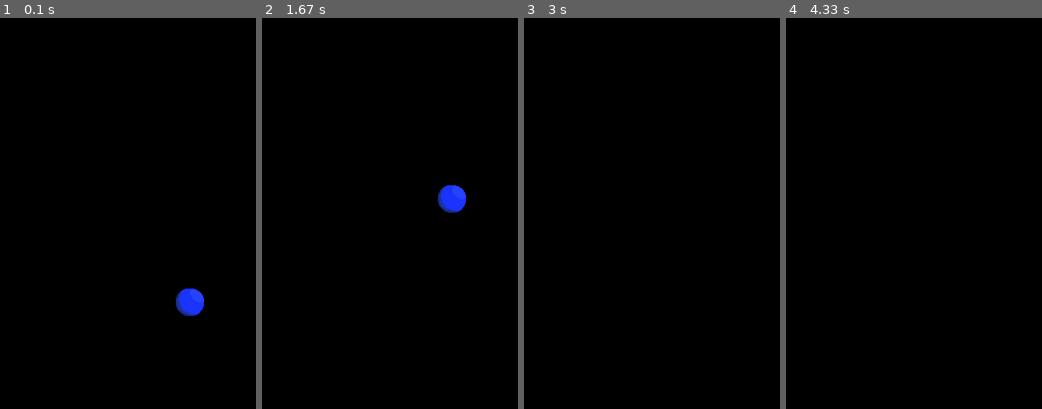
Above: before the commit, frames 1-4 (left to right).
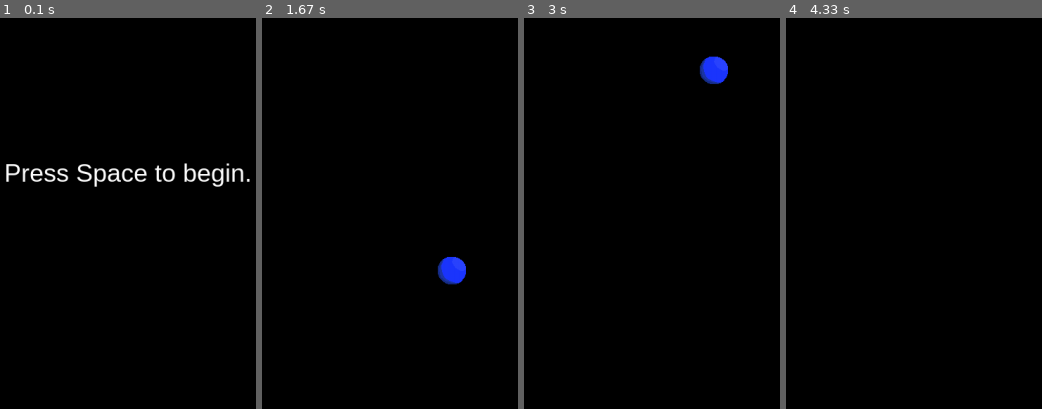
Above: after the commit, the same moments.

Repository: Henrik0122/Games
Game: pygame game, started from flappy_bird.py
The game is run twice, just before and just after one commit, with the same random seed, the same clock (stepped at 60 frames per second) and the same inputs.
Inputs:
- Up to frame 1 (0.1 s): no input
- Up to frame 2 (1.67 s): tap Space at 0.33, 0.73, 1.03, 1.23, 1.57 s
- Up to frame 3 (3 s): tap Space at 1.87, 2.07, 2.37, 2.63, 2.97 s
- Up to frame 4 (4.33 s): tap Space at 3.27, 3.4, 3.8, 4.1 s

The runs differ from the first frame. In frame 1, 2.6% of the frame differs, in the area x 2-98%, y 37-77%; in frame 2, 1.3%; in frame 3, 0.7%; in frame 4, nothing differs.

Commit message:
Update flappy_bird.py

Diff:
--- a/flappy_bird.py
+++ b/flappy_bird.py
@@ -252,8 +252,36 @@
 
 
 class StartScene(Scene):
-    pass
-
+    def __init__(self,
+                 manager: SceneManager,
+                 screen: pygame.Surface,
+                 sprites: dict) -> None:
+        super().__init__(manager, screen, sprites)
+        self.font = pygame.font.SysFont("Arial", 36)
+        self.text = "Press Space to begin."
+        self.text_x = 400
+        self.text_y = 200
+
+    def update(self) -> None:
+        pass
+
+    def render(self) -> None:
+        #Clear screen
+        self.screen.fill("black")
+
+        self.screen.blit(self.font.render(self.text, True, "white"), (self.text_x, self.text_y))
+
+        #update the display
+        pygame.display.update()
+
+    def poll_events(self) -> None:
+        for event in pygame.event.get():
+            if event.type == pygame.QUIT:
+                self.manager.quit_game()
+
+            if event.type == pygame.KEYDOWN:
+                if event.key == pygame.K_SPACE:
+                    self.manager.set_scene("main")
 
 class DeathScene(Scene):
     pass
@@ -267,9 +295,9 @@
         self.sprites = self.load_sprites()
 
         self.scene_manager = SceneManager()
-        scenes = {"main": MainScene(
-            self.scene_manager, self.screen, self.sprites)}
-        self.scene_manager.initialize(scenes, "main")
+        scenes = {"main": MainScene(self.scene_manager, self.screen, self.sprites),
+                  "start": StartScene(self.scene_manager,self.screen, self.sprites)}
+        self.scene_manager.initialize(scenes, "start")
 
     def run(self) -> None:
         while self.running:
